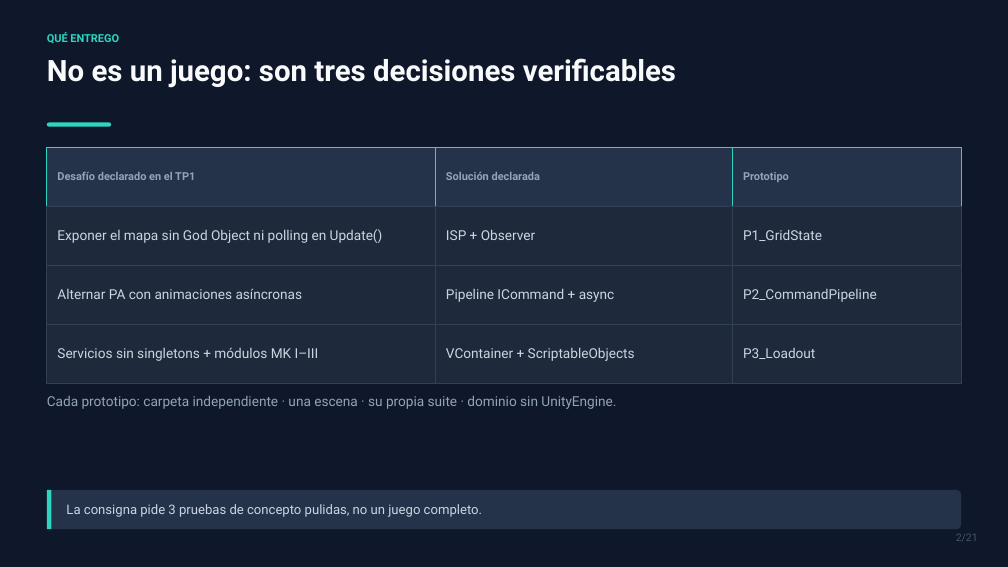
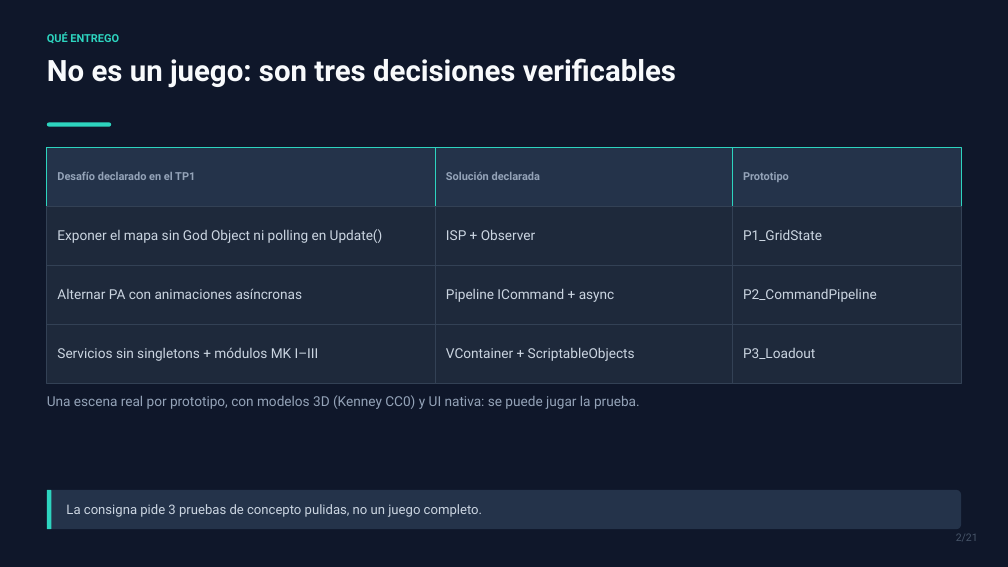
Before and after one commit to SenKetZu/HexPG, a slide deck: slide 2 of docs/presentacion/TP2-VoidHex-Tactics.pptx. Drawn at 1008x567 pixels with LibreOffice and Linux fonts; fonts in the diff are those of the drawing. Boxes give left, top, right and bottom in pixels: in the first picture for what was removed or moved away, otherwise in the second. Text is boxed around its words. In the diff, an @@ line names an element or a change of style, - is before the commit and + after.

Commit message:
Add offline verifiers, refresh the deck with real cases, drop committed logs
Verifiers: check_asmdef_refs.py compares each file's using directives against its asmdef references (catches CS0234/CS0012 before recompiling), check_scenes.py asserts components, camera, light and P3 asset wiring per scene, and console_errors.py filters errors out of the Unity console JSON. The two dotnet projects are now tracked: the Unity template's *.csproj rule ignored them because the exception sat before the rule it overrides.

The deck replaces abstractions with the actual cases: real event counts, the real command sequence and PA/hull numbers, real module ids, and a new slide with the four defects found while implementing. The exclusion list no longer claims there is no real art, which stopped being true.

Removes Assets/Logs, which had been committed by mistake: capture_game_view resolves save_path against the authoring root.

```diff
--- a/docs/presentacion/TP2-VoidHex-Tactics.pptx
+++ b/docs/presentacion/TP2-VoidHex-Tactics.pptx
@@ text at [47, 395, 640, 409]: text changed @@
-Cada prototipo: carpeta independiente · una escena · su propia suite · dominio sin UnityEngine.
+Una escena real por prototipo, con modelos 3D (Kenney CC0) y UI nativa: se puede jugar la prueba.
```
Also in this commit, not shown: 6 other slides changed, 1 slide added, 1 slide removed, 12 other files.
